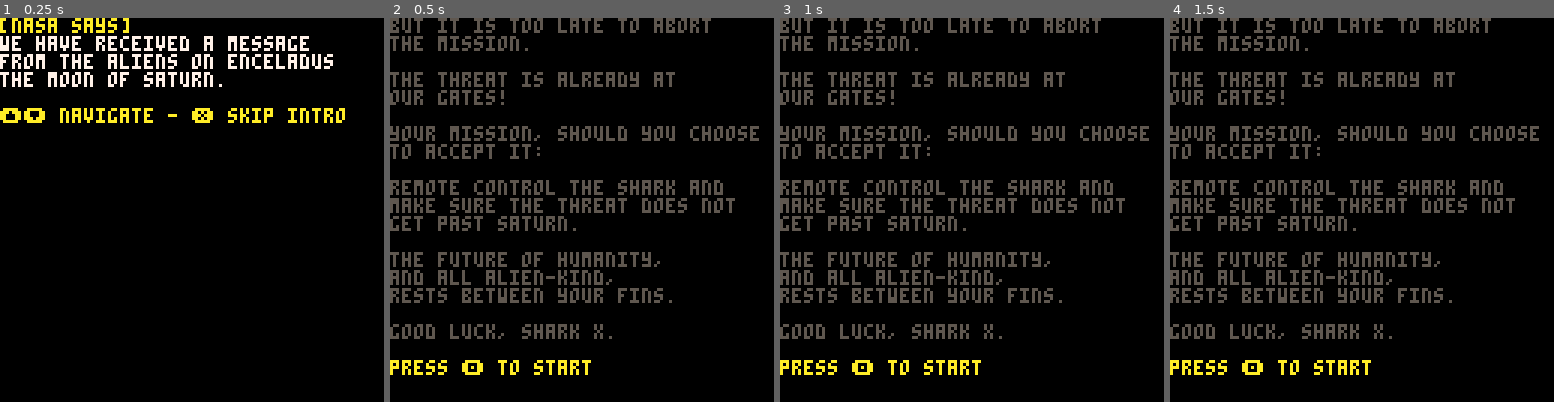
Above: before the commit, frames 1-4 (left to right).
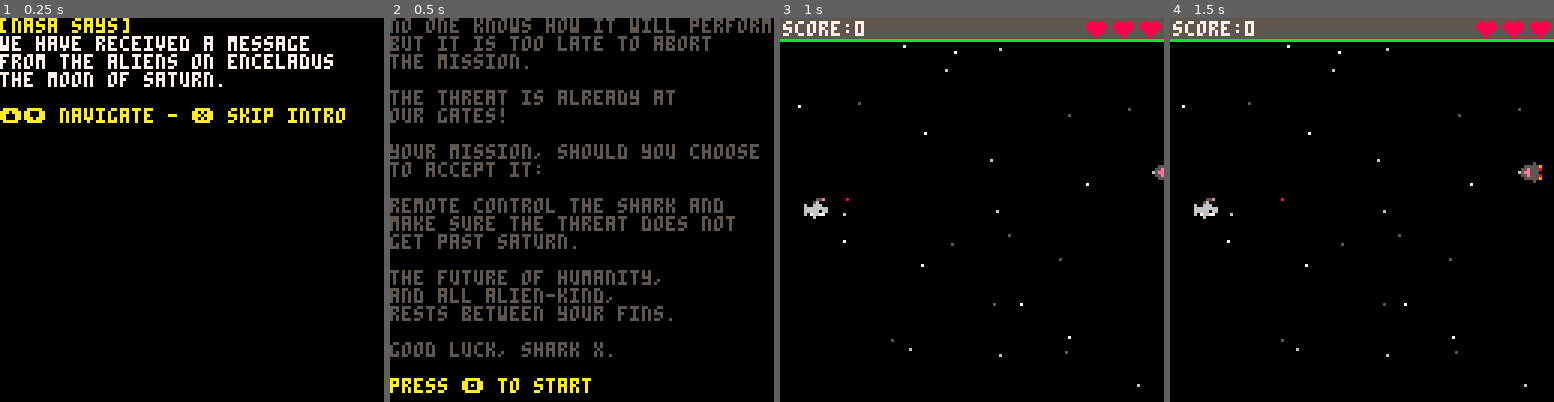
Above: after the commit, the same moments.

Repository: a2/shark-wars
Game: PICO-8 cartridge shark.p8
Two runs of this game, one before a commit and one after it. Both use one fixed random seed, a clock stepped at 60 frames per second and the inputs below.
Inputs:
- Up to frame 1 (0.25 s): no input
- Up to frame 2 (0.5 s): tap X (X key) at 0.33 s
- Up to frame 3 (1 s): tap O (Z key) at 0.7 s
- Up to frame 4 (1.5 s): tap X (X key) at 1.07 s

Frame 1 is identical in both runs. In frame 2, 22% of the frame differs, in the area x 0-100%, y 0-98%; in frame 3, 18%; in frame 4, 18%.

Commit message:
More speed (30 fps woo!!)

Diff:
--- a/shark.p8
+++ b/shark.p8
@@ -160,12 +160,18 @@
 end
 
 function intro_draw(mode)
-  function draw(message,palette)
+  --each text line is 6px
+  local line_height=6
+
+  --draw message backwards, starting at y
+  function draw_back(message,y,palette)
     local i
-    for i=1,#message do
-      color(mode.colors[palette][message[i][1]])
-      print(message[i][2])
-    end
+    for i=#message,1,-1 do
+      print(message[i][2],0,y,mode.colors[palette][message[i][1]])
+      y-=line_height
+      if (y<0) break
+    end
+    return y-line_height
   end
 
   local index=mode.index
@@ -174,23 +180,18 @@
   local i
   local lines=0
   for i=1,index-1 do
-    lines+=#mode.messages[i]
-  end
-
-  --go backwards
-  --max 21 visible lines of text (128/6)
-  local start=1
-  while lines>21 do
-    lines-=#mode.messages[start]
-    start+=1
-  end
-
-  for i=start,index-1 do
-    draw(mode.messages[i],1)
-    print("")
-  end
-
-  draw(mode.messages[index],2)
+    lines+=#mode.messages[i]+1--extra for inter-message spacing
+  end
+
+  --find correct starting y
+  local y=line_height*min(20,lines-1+#mode.messages[index])
+
+  --start at message[index] and go backwards
+  y=draw_back(mode.messages[index],y,2)
+  for i=index-1,1,-1 do
+    y=draw_back(mode.messages[i],y,1)
+    if (y<0) break
+  end
 end
 -->8
 --game loop
